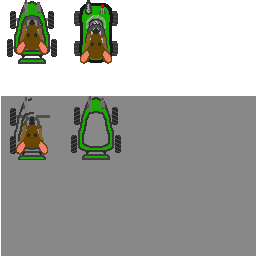
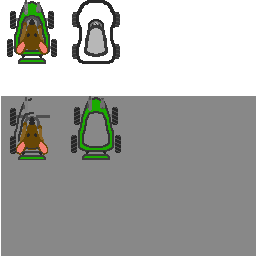
Two versions of the same layered image (256x256). Layer-by-layer changes:
renamed "Pasted Layer #2" to "RatDriver", hid it over [80, 25, 112, 64]
renamed "Layer #3" to "WindShield", hid it over [86, 15, 106, 29]
hid "Missle" over [99, 4, 106, 14]
added layer "CARABody copy" above "CARABody" over [72, 0, 120, 64]
renamed "Pasted Layer" to "CARABody", hid it, moved it above "CarColor" over [74, 0, 118, 63]
renamed "Layer #2" to "CarColor", hid it over [82, 6, 110, 60]
